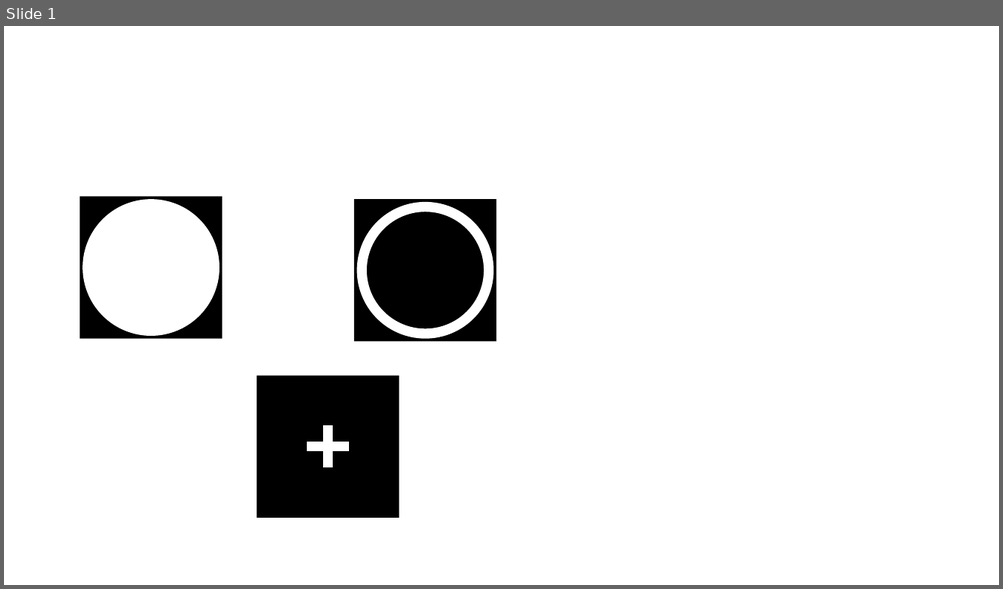
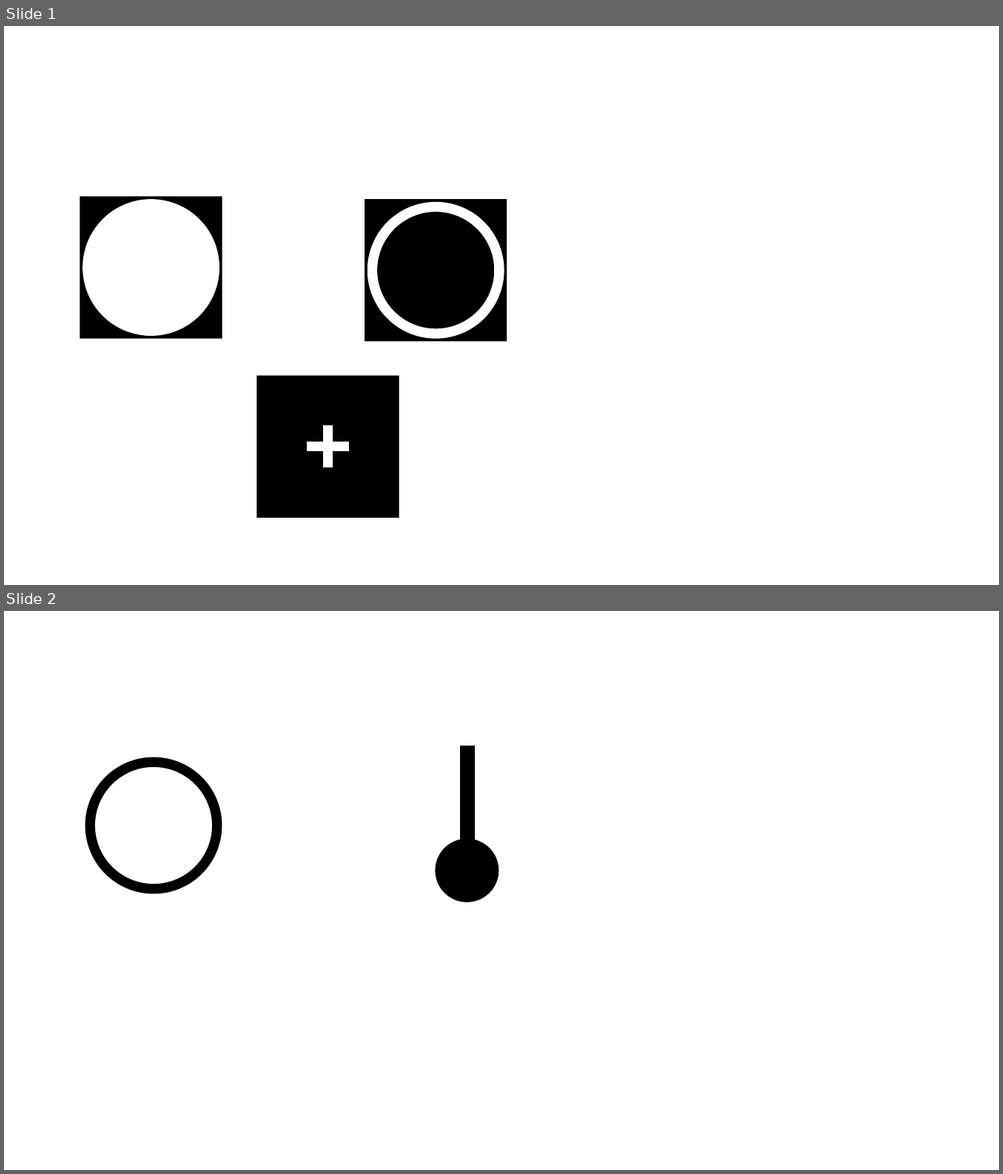
Before and after one commit to maximedaniel/ExpandDialSticks, a slide deck: Texture.pptx. Shown one above the other, each under a label of ours: slide 1 before the commit, slides 1 and 2 after it. The pictures are 1003x589 and 1003x1174 pixels, drawn with LibreOffice and Linux fonts; fonts in the diff are those of the drawing. Boxes give left, top, right and bottom in pixels: in the first picture for what was removed or moved away, otherwise in the second. Text is boxed around its words. In the diff, an @@ line names an element or a change of style, - is before the commit and + after.

```diff
--- a/Texture.pptx
+++ b/Texture.pptx
@@ slide 2 added at box(4, 611, 999, 1170), background #FFFFFF @@
@@ donut added at box(85, 758, 222, 894), fill #000000 @@
@@ rectangle added at box(461, 747, 475, 871), fill #000000, outline #000000 1 pt @@
@@ ellipse added at box(435, 840, 498, 902), fill #000000, outline #000000 1 pt @@
@@ slide 1 changed as well @@
@@ rectangle: place and size @@
-rectangle at box(354, 199, 496, 341)
+rectangle at box(364, 199, 507, 341)
@@ donut: place and size @@
-donut at box(357, 202, 493, 338)
+donut at box(367, 202, 504, 338)
```
Also in this commit, not shown: 1 other slide added, 15 other files.
